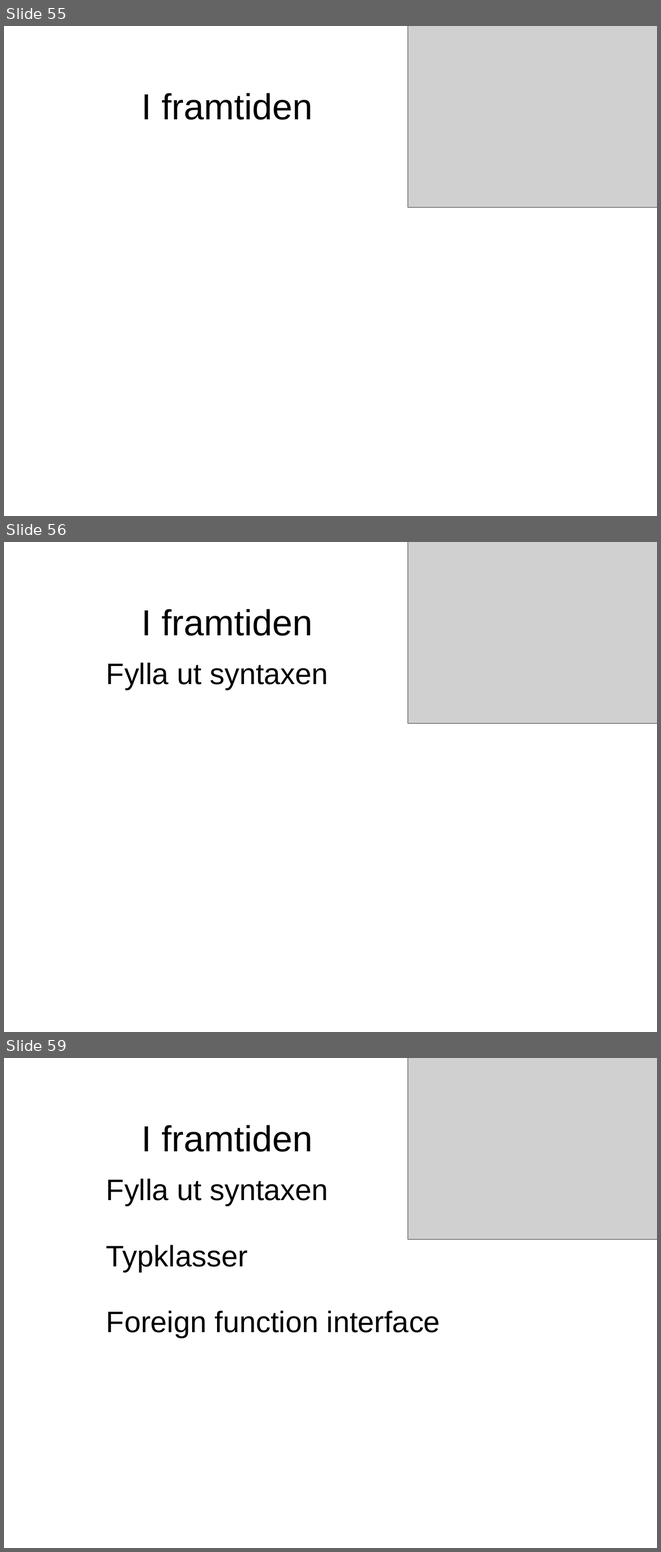
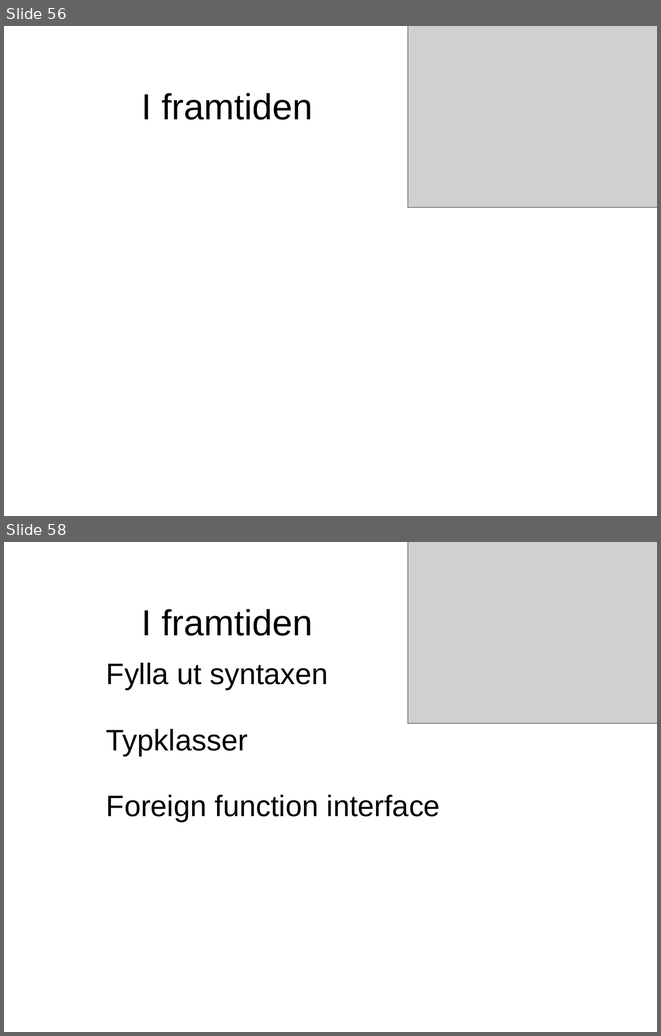
Before and after one commit to evilcandybag/JSHC, a slide deck: report/presentation.ppt. Shown one above the other, each under a label of ours: slides 55, 56 and 59 before the commit, slides 56 and 58 after it; the slides between them are not shown. The pictures are 661x1552 and 661x1036 pixels, drawn with LibreOffice and Linux fonts; fonts in the diff are those of the drawing; grey boxes stand for pictures. Boxes give left, top, right and bottom in pixels: in the first picture for what was removed or moved away, otherwise in the second. Text is boxed around its words. In the diff, an @@ line names an element or a change of style, - is before the commit and + after.

```diff
--- a/report/presentation.ppt
+++ b/report/presentation.ppt
@@ slide 56 removed at [4,542,657,1032], background #FFFFFF @@
@@ picture removed at [408,542,657,723] @@
@@ text removed at [142,609,312,636] @@
-I framtiden
@@ text removed at [106,662,328,689] @@
-Fylla ut syntaxen
@@ what was slide 55 is now slide 56 @@
@@ what was slide 59 is now slide 58 @@
```
Also in this commit, not shown: 12 slides changed, 4 slides added, 3 other slides removed, 1 other file.
